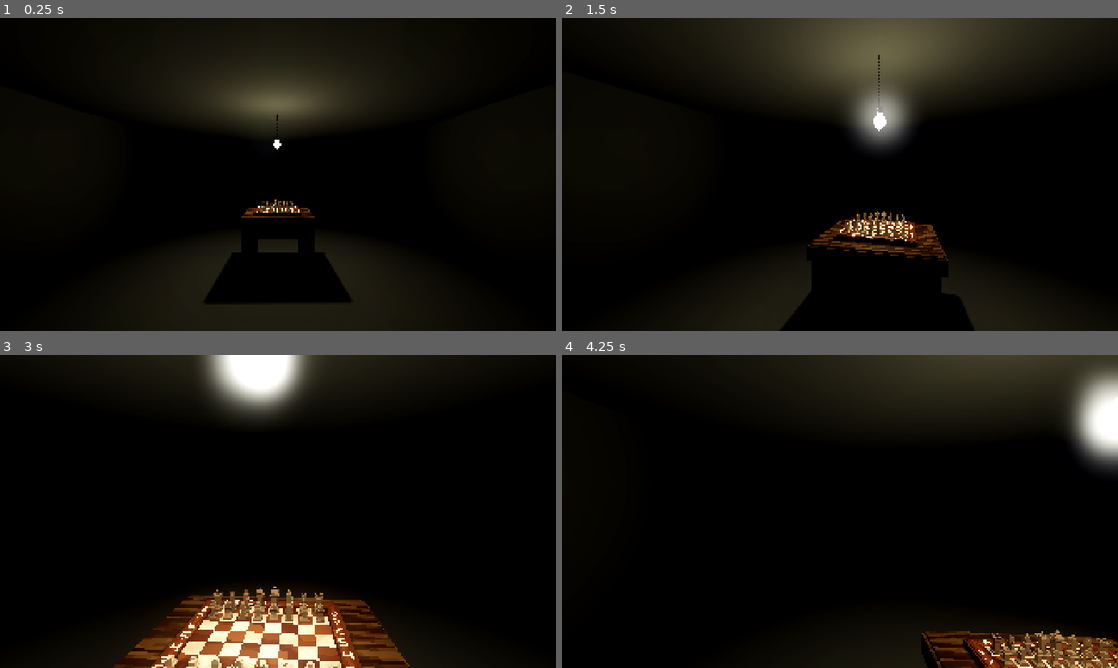
Above: before the commit, frames 1-4 (two rows, left to right).
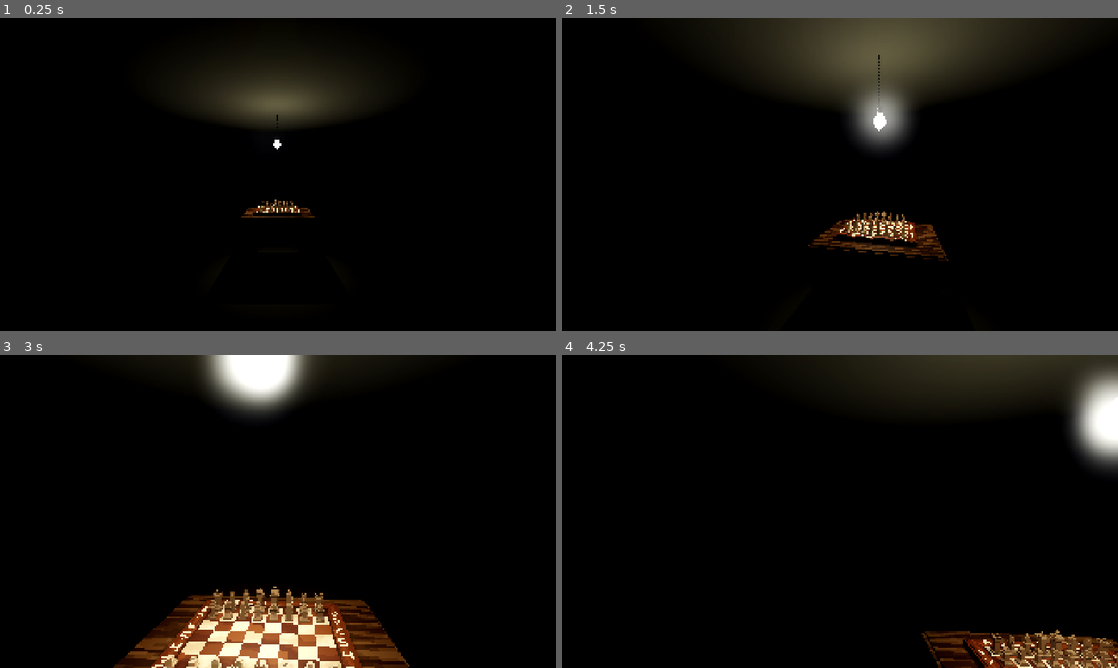
Above: after the commit, the same moments.

Repository: KarpX/zugzwang
Game: Godot game, scene res://scenes/room.tscn
The game is run twice, just before and just after one commit, with the same random seed, the same clock (stepped at 60 frames per second) and the same inputs.
Inputs (mouse positions are in pixels of both pictures, inside the frame that each line leads up to):
- Up to frame 1 (0.25 s): no input
- Up to frame 2 (1.5 s): tap Enter at 0.5 s; move the mouse to (867, 174) at 0.52 s; hold E (Interact) 0.53-1.28 s; hold W (Forward) from 0.53 s (still down); click (867, 174) at 0.67 s; move the mouse to (812, 174) at 1.27 s; tap E (Interact) at 1.35 s
- Up to frame 3 (3 s): keep holding W (Forward); move the mouse to (289, 505) at 2.02 s; hold E (Interact) 2.03-2.78 s; move the mouse to (272, 517) at 2.77 s; tap E (Interact) at 2.85 s; click (272, 517) at 2.92 s
- Up to frame 4 (4.25 s): move the mouse to (1006, 558) at 3.52 s; release W (Forward) at 3.53 s; hold A (Left) from 3.53 s (still down); hold E (Interact) from 3.53 s (still down)

The runs differ from the first frame. In frame 1, 6.7% of the frame differs, in the area x 27-72%, y 35-100%; in frame 2, 3.3%; in frame 3, 0.1%; in frame 4, 0.3%.

Commit message:
revert: restore lamp omni_range 12.728 and black_move_duration 1.2

Diff:
--- a/scenes/room.tscn
+++ b/scenes/room.tscn
@@ -206,11 +206,10 @@
 [node name="OmniLight3D" type="OmniLight3D" parent="HangingBulb" unique_id=1332429521]
 transform = Transform3D(4, 0, 0, 0, 4, 0, 0, 0, 4, 0, -14.1, 0)
 light_color = Color(1, 0.9411765, 0.6627451, 1)
-light_energy = 1.2
 light_bake_mode = 1
 shadow_enabled = true
 shadow_bias = 0.05
-omni_range = 22.0
+omni_range = 12.728249
 omni_attenuation = 1.2
 
 [node name="AudioStreamPlayer3D" type="AudioStreamPlayer3D" parent="HangingBulb" unique_id=1420703584]
@@ -232,7 +231,7 @@
 
 [node name="ChessBoard" parent="TableStatic/Table" unique_id=21915507 groups=["chess_board"] instance=ExtResource("5_board")]
 transform = Transform3D(-0.7, 0, -6.119594e-08, 0, 0.7, 0, 6.119594e-08, 0, -0.7, -1.8477612, 5.6046634, -1.7485161)
-black_move_duration = 1.6
+black_move_duration = 1.2
 
 [node name="CollisionShape3D" type="CollisionShape3D" parent="TableStatic" unique_id=1298941691]
 transform = Transform3D(1, 0, 0, 0, 1, 0, 0, 0, 1, 16.009525, 2.201233, 20.009485)
